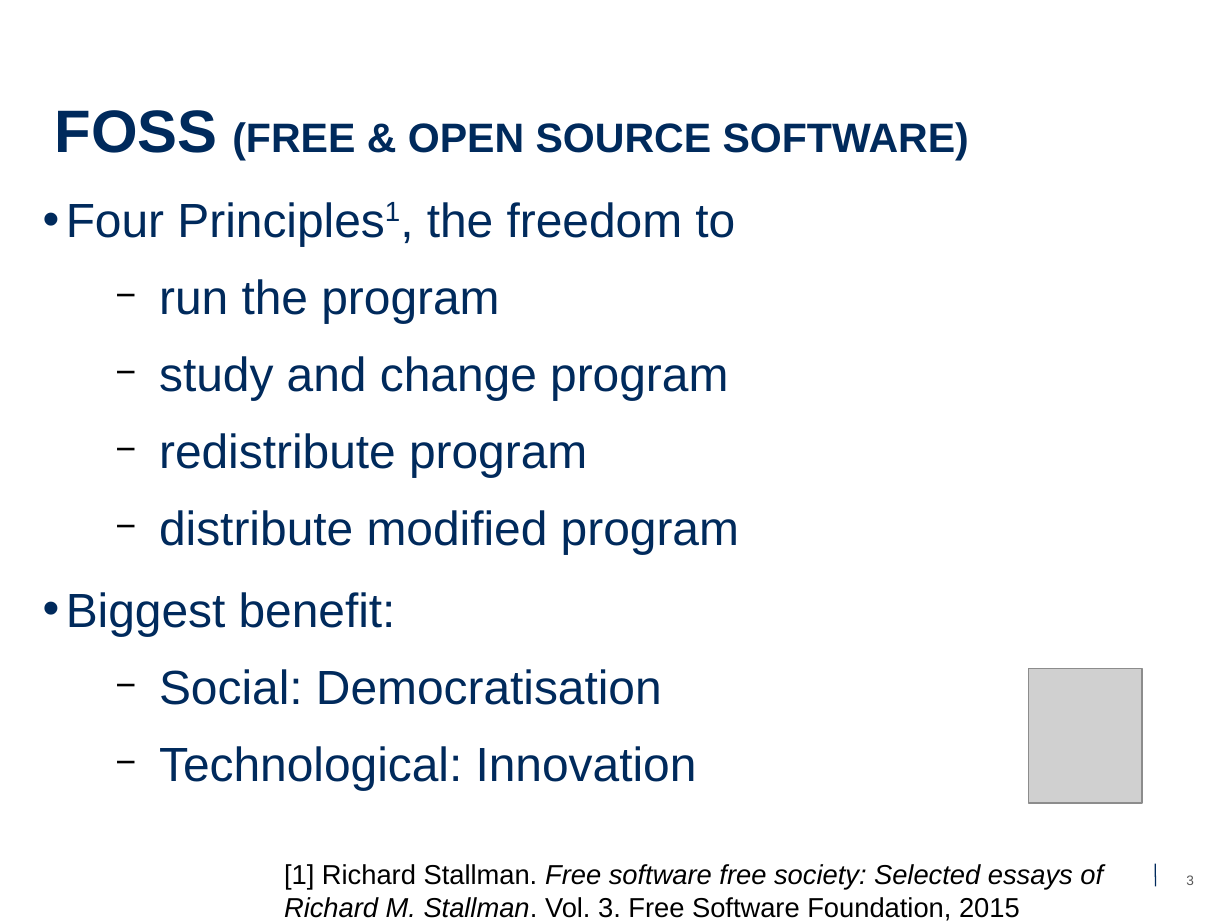
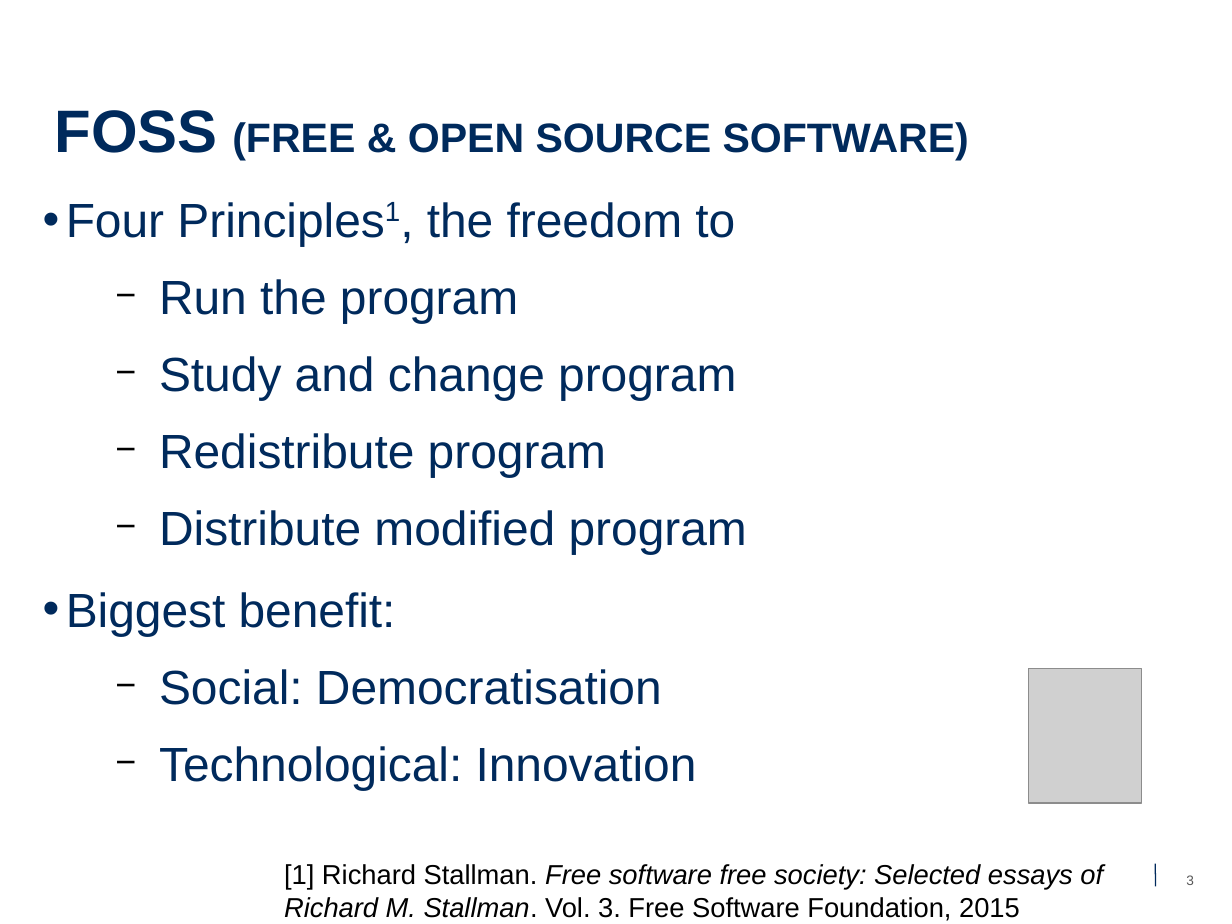
Before and after one commit to aliraeisdanaei/FOSH_Lit_Review, a slide deck: slide 3 of Presentation/presentation_v2.pptx. Drawn at 1232x924 pixels with LibreOffice and Linux fonts; fonts in the diff are those of the drawing; grey boxes stand for pictures; background and template pictures are left out. Boxes give left, top, right and bottom in pixels: in the first picture for what was removed or moved away, otherwise in the second. Text is boxed around its words. In the diff, an @@ line names an element or a change of style, - is before the commit and + after.

```diff
--- a/Presentation/presentation_v2.pptx
+++ b/Presentation/presentation_v2.pptx
@@ text at box(159, 279, 747, 554): text changed @@
-  − run the program
-  − study and change program
-  − redistribute program
-  − distribute modified program
+  − Run the program
+  − Study and change program
+  − Redistribute program
+  − Distribute modified program
```
Also in this commit, not shown: 3 other slides changed, 2 other files.
